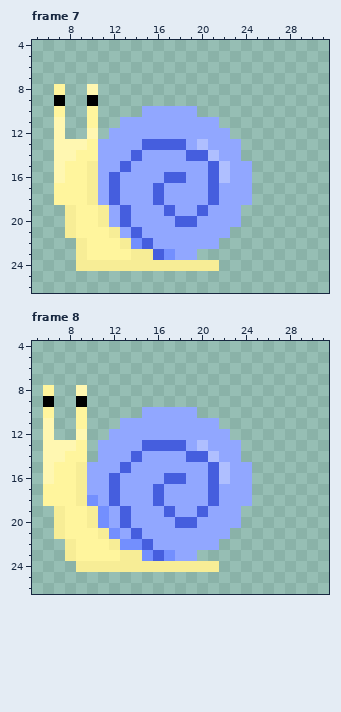
Pixel-art file, stored at Assets/Art/Enemy/Snail/Hurt/Snail_Hurt_Right.aseprite. The first picture shows the starting point.
32x32 pixels, 8 frames. Shown: frame 7: x 5..31, y 4..26; frame 8: x 5..31, y 4..26. The commit also changed other frames, which this record leaves out.
The same view after the edit:
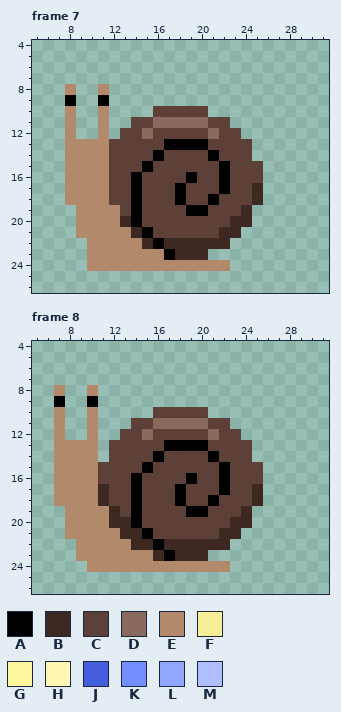
Palette (. is transparent): A #000000  B #3d2822  C #5d4037  D #8a6a5e  E #b28a6b  F #f7ed96  G #fff59d  H #fff7b1  J #455ede  K #738ffe  L #91a7ff  M #afbfff
Difference:
Changed rows in their new state; - is an unchanged pixel.
Frame 7, layers "Face", "Body", "Shell":
first column x 7:
 8 .E-.E--------------
 9 .A-.A--------------
10 .E-.E---.CCCCC-----
11 .E-.E-.CCDDDDDCC---
12 .E-.E.CCDCCCCCDCC--
13 .EEEECCCCCAAAACCCC-
14 .EEEECCCCACCCCACCC-
15 .EEEECCCACCCCCCACCC
16 .EEEECCACCCCACCACCC
17 .EEEECCACCCACCCACCB
18 .EEEECCACCCACCACCCB
19 -.EEEECACCCCAACCCB-
20 -.EEEEBACCCCCCCCBB-
21 -.EEEEEBACCCCCCBB--
22 --.EEEEEBABBBBBB---
23 --.EEEEEEEABBB-----
24 --.EEEEEEEEEEEEE---
Frame 8, layers "Face", "Body", "Shell":
first column x 6:
 8 .E-.E---------------
 9 .A-.A---------------
10 .E-.E----.CCCCC-----
11 .E-.E--.CCDDDDDCC---
12 .E-.E-.CCDCCCCCDCC--
13 .EEEE.CCCCCAAAACCCC-
14 .EEEE.CCCCACCCCACCC-
15 .EEEECCCCACCCCCCACCC
16 .EEEECCCACCCCACCACCC
17 .EEEEBCCACCCACCCACCB
18 .EEEEBCCACCCACCACCCB
19 -.EEEEBCACCCCAACCCB-
20 -.EEEEBBACCCCCCCCBB-
21 -.EEEEEBBACCCCCCBB--
22 --.EEEEEBBABBBBBB---
23 --.EEEEEEEBABBB-----
24 ---.EEEEEEEEEEEEE---
Changed places in both pictures, as pixel boxes (x1, y1, x2, y2):
changed: (54, 84, 263, 271)
changed: (43, 385, 263, 572)
